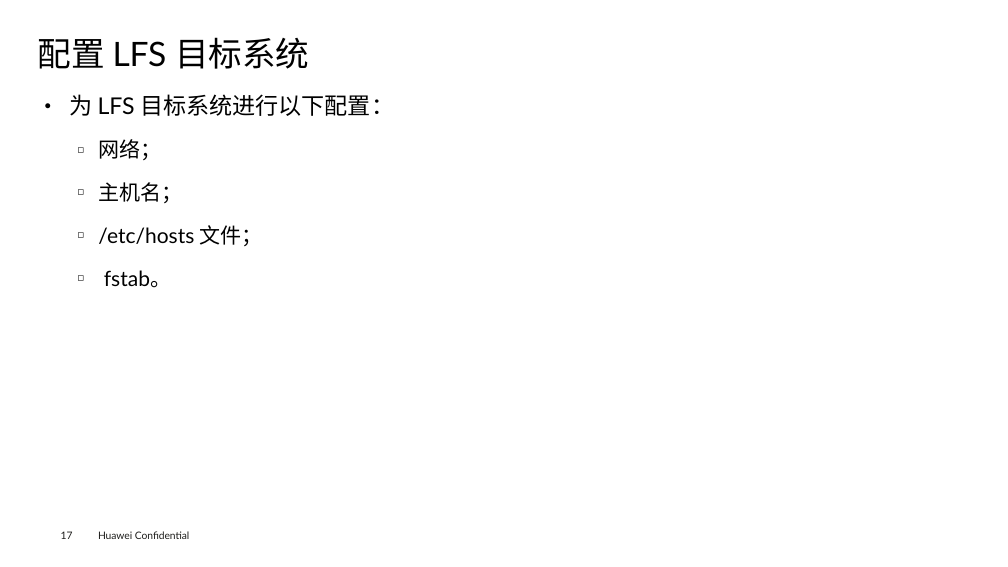
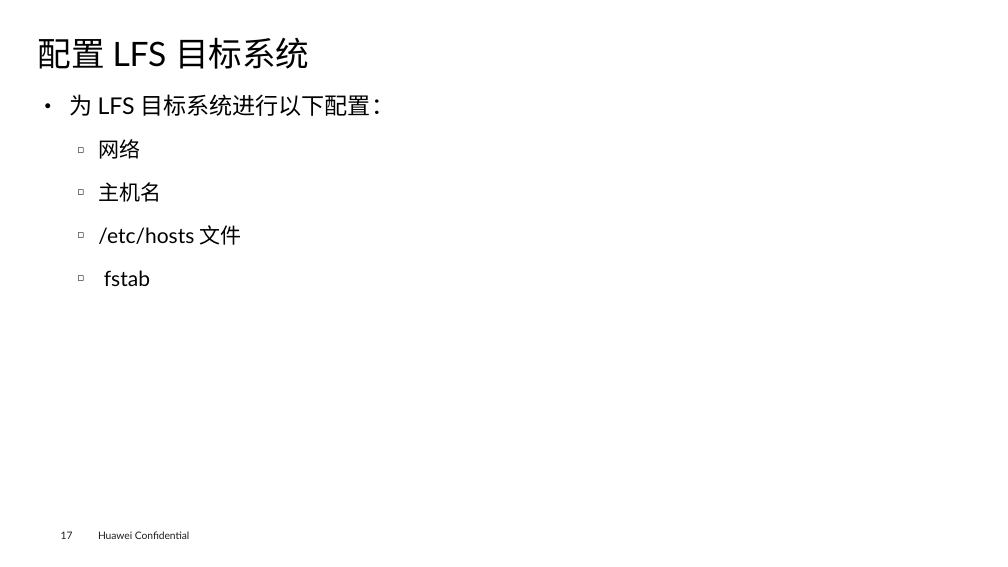
Before and after one commit to openeuler-mirror/lfs-course, a slide deck: slide 18 of lfs-7.7-systemd/documents/LFS-on-opnEuler_v1.3.pptx. Drawn at 1008x567 pixels with LibreOffice and Linux fonts; fonts in the diff are those of the drawing; background and template pictures are left out. Boxes give left, top, right and bottom in pixels: in the first picture for what was removed or moved away, otherwise in the second. Text is boxed around its words. In the diff, an @@ line names an element or a change of style, - is before the commit and + after.

```diff
--- a/lfs-7.7-systemd/documents/LFS-on-opnEuler_v1.3.pptx
+++ b/lfs-7.7-systemd/documents/LFS-on-opnEuler_v1.3.pptx
@@ text at (98,139,242,286): text changed @@
-  ◻ 网络；
-  ◻ 主机名；
-  ◻ /etc/hosts 文件；
-  ◻ fstab。
+  ◻ 网络
+  ◻ 主机名
+  ◻ /etc/hosts 文件
+  ◻ fstab
```
Also in this commit, not shown: 9 other slides changed, 1 other file.
